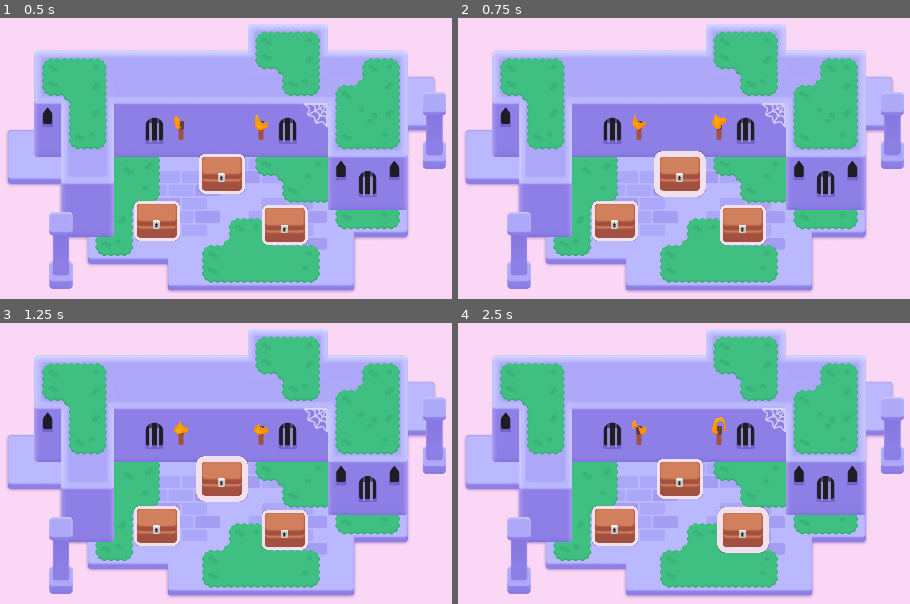
Above: before the commit, frames 1-4 (two rows, left to right).
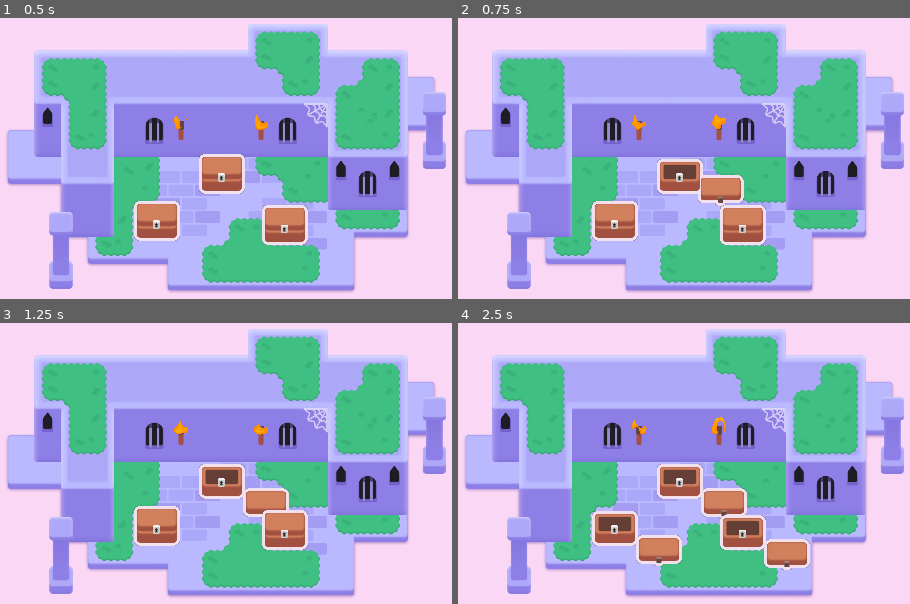
Above: after the commit, the same moments.

Repository: ylirin/2d-GameDev-Course
Game: Godot game, scene res://lessons/mini_dungeon.tscn
Two runs of this game, one before a commit and one after it. Both use one fixed random seed, a clock stepped at 60 frames per second and the inputs below.
Inputs (mouse positions are in pixels of both pictures, inside the frame that each line leads up to):
- Up to frame 1 (0.5 s): no input
- Up to frame 2 (0.75 s): tap Enter at 0.5 s; move the mouse to (679, 172) at 0.52 s; press the mouse at (679, 172) at 0.53 s; hold D (move_right) from 0.53 s (still down)
- Up to frame 3 (1.25 s): keep holding D (move_right); tap Space at 0.77 s
- Up to frame 4 (2.5 s): move the mouse to (616, 525) at 1.27 s; release D (move_right) at 1.28 s; release the mouse at (616, 525) at 1.28 s; hold S (move_down) 1.28-2.03 s; right-click (616, 525) at 1.35 s; click (616, 525) at 1.42 s; tap Space at 1.52 s; move the mouse to (742, 530) at 2.02 s; hold D (move_right) from 2.03 s (still down); tap Z at 2.1 s; click (742, 530) at 2.17 s

Frame 1 is identical in both runs. In frame 2, 2.0% of the frame differs, in the area x 43-64%, y 47-67%; in frame 3, 1.9%; in frame 4, 5.2%, in the area x 29-78%, y 48-88%.

Commit message:
L4. and L5.

Diff:
--- a/M06.looting_workbook/lessons/chest/chest.gd
+++ b/M06.looting_workbook/lessons/chest/chest.gd
@@ -1,10 +1,11 @@
 extends Area2D
 @onready var canvas_group: CanvasGroup = $CanvasGroup
+@onready var animation_player: AnimationPlayer = $AnimationPlayer
 
 func _ready() -> void:
-	canvas_group.material.set_shader_parameter("line_thickness", 3.0)
 	mouse_entered.connect(_on_mouse_entered)
 	mouse_exited.connect(_on_mouse_exited)
+	canvas_group.material.set_shader_parameter("line_thickness", 3.0)
 
 func set_outline_thickness(new_thickness: float) -> void:
 	canvas_group.material.set_shader_parameter("line_thickness", new_thickness)
@@ -12,9 +13,22 @@
 func _on_mouse_entered() -> void:
 	var tween := create_tween()
 	tween.tween_method(set_outline_thickness, 3.0, 6.0, 0.08)
-	canvas_group.material.set_shader_parameter("line_thickness", 6.0)
 
 func _on_mouse_exited() -> void:
 	var tween := create_tween()
 	tween.tween_method(set_outline_thickness, 6.0, 3.0, 0.08)
-	canvas_group.material.set_shader_parameter("line_thickness", 3.0)
+
+func _input_event(viewport: Node, event: InputEvent, shape_index: int):
+	var event_is_mouse_click: bool = (
+		event is InputEventMouseButton and
+		event.button_index == MOUSE_BUTTON_LEFT and
+		event.is_pressed()
+		)
+
+	if event_is_mouse_click:
+		open()
+
+func open() -> void:
+	animation_player.play("open")
+
+	input_pickable = false
--- a/M06.looting_workbook/lessons/chest/chest.tscn
+++ b/M06.looting_workbook/lessons/chest/chest.tscn
@@ -15,6 +15,42 @@
 shader_parameter/line_color = Color(0.94902, 0.878431, 0.929412, 1)
 shader_parameter/line_thickness = 3.0
 shader_parameter/viewport_scale = Vector2(1, 1)
+
+[sub_resource type="Animation" id="Animation_vqkkw"]
+length = 0.001
+tracks/0/type = "value"
+tracks/0/imported = false
+tracks/0/enabled = true
+tracks/0/path = NodePath("CanvasGroup/Top:position")
+tracks/0/interp = 1
+tracks/0/loop_wrap = true
+tracks/0/keys = {
+"times": PackedFloat32Array(0),
+"transitions": PackedFloat32Array(1),
+"update": 0,
+"values": [Vector2(49, 15)]
+}
+
+[sub_resource type="Animation" id="Animation_y1fhj"]
+resource_name = "open"
+tracks/0/type = "value"
+tracks/0/imported = false
+tracks/0/enabled = true
+tracks/0/path = NodePath("CanvasGroup/Top:position")
+tracks/0/interp = 1
+tracks/0/loop_wrap = true
+tracks/0/keys = {
+"times": PackedFloat32Array(0, 0.1, 0.2),
+"transitions": PackedFloat32Array(1, 1, 1),
+"update": 0,
+"values": [Vector2(49, 15), Vector2(107, -35), Vector2(155, 86)]
+}
+
+[sub_resource type="AnimationLibrary" id="AnimationLibrary_3biq7"]
+_data = {
+"RESET": SubResource("Animation_vqkkw"),
+"open": SubResource("Animation_y1fhj")
+}
 
 [node name="Chest" type="Area2D"]
 script = ExtResource("1_jkdmj")
@@ -37,3 +73,8 @@
 [node name="Lock" type="Sprite2D" parent="CanvasGroup"]
 position = Vector2(48, 35)
 texture = ExtResource("4_rbn11")
+
+[node name="AnimationPlayer" type="AnimationPlayer" parent="."]
+libraries = {
+"": SubResource("AnimationLibrary_3biq7")
+}
Not shown: 1 places in M06.looting_workbook/lessons/chest/chest.tscn that only renumber resources
